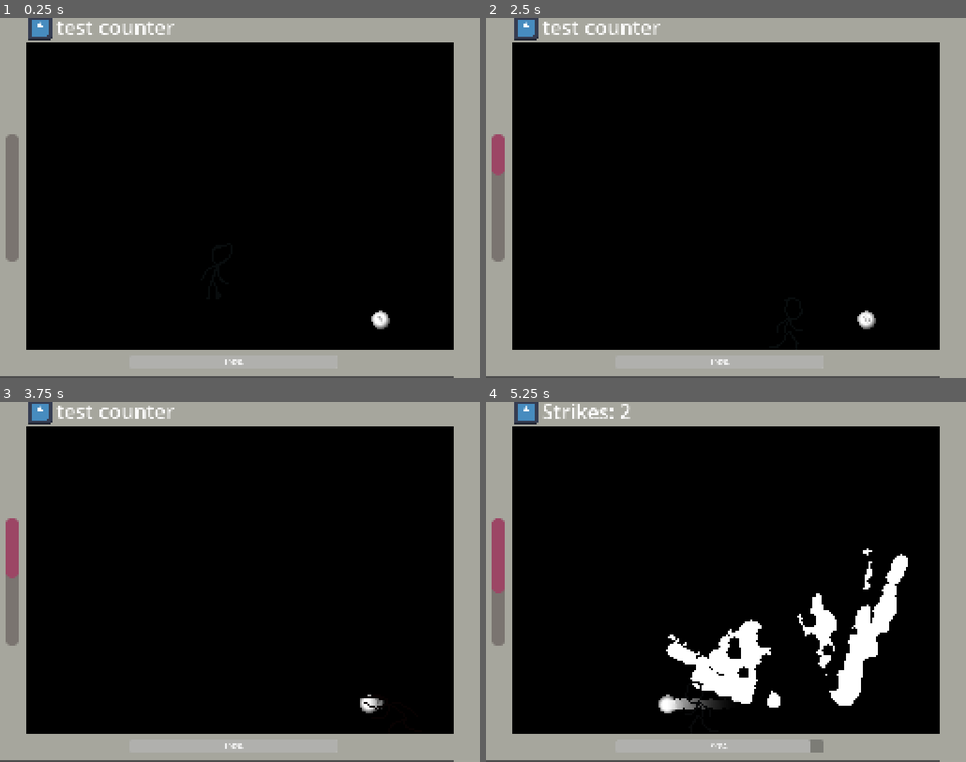
Above: before the commit, frames 1-4 (two rows, left to right).
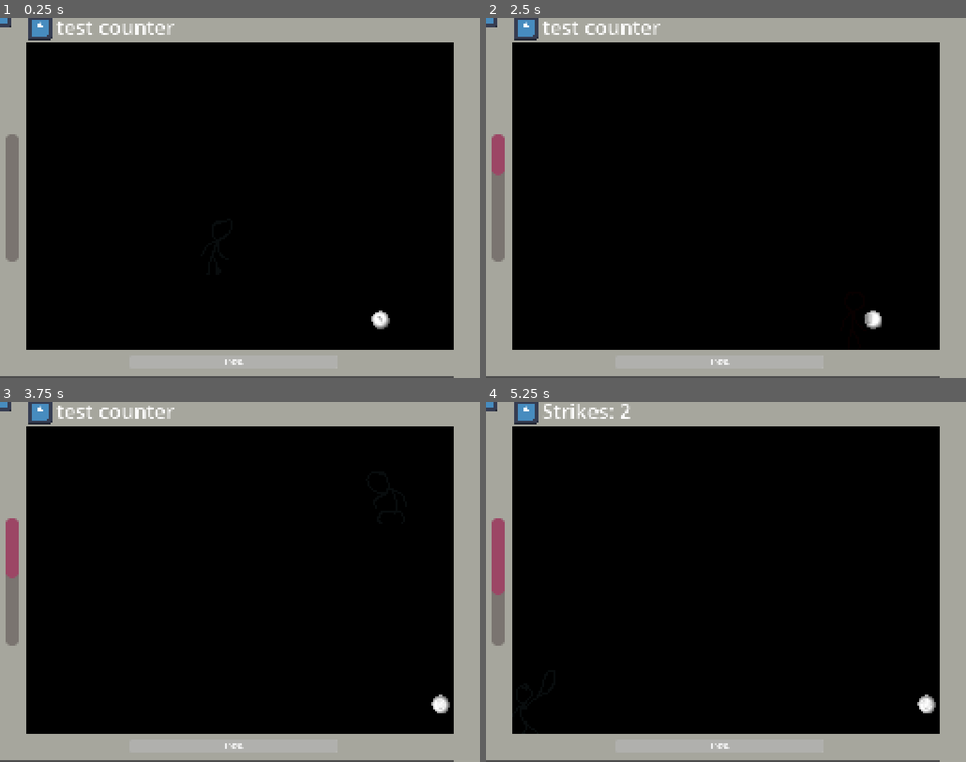
Above: after the commit, the same moments.

Repository: furiousknight25/Counter-Effects
Game: Godot game, scene res://Managers/game_state_manager.tscn
The game is run twice, just before and just after one commit, with the same random seed, the same clock (stepped at 60 frames per second) and the same inputs. The engine's default icon, where the game draws it, is replaced by a stand-in: a white triangle on a blue panel in a dark square. Sound files missing from this copy of the repository are replaced by a short silence.
Inputs (mouse positions are in pixels of both pictures, inside the frame that each line leads up to):
- Up to frame 1 (0.25 s): no input
- Up to frame 2 (2.5 s): tap Enter at 0.5 s; move the mouse to (831, 180) at 0.52 s; hold D (right) 0.53-1.28 s; tap 1 (1) at 0.6 s; tap 2 (2) at 0.8, 1.35 s; move the mouse to (630, 216) at 1.27 s; hold A (left) 1.28-2.03 s; tap 3 (3) at 1.55, 2.1 s; tap R (restart) at 2 s; move the mouse to (774, 118) at 2.02 s; hold D (right) from 2.03 s (still down); tap 4 (4) at 2.3 s
- Up to frame 3 (3.75 s): move the mouse to (216, 654) at 2.77 s; release D (right) at 2.78 s; hold W (up) 2.78-3.53 s; tap 4 (4) at 2.85 s; tap 5 (5) at 3.05, 3.6 s; move the mouse to (384, 636) at 3.52 s; hold A (left) from 3.53 s (still down)
- Up to frame 4 (5.25 s): keep holding A (left); click (870, 636) at 3.8 s; move the mouse to (582, 528) at 4.27 s; click (582, 528) at 4.35 s; tap 1 (1) at 4.55, 5.1 s; move the mouse to (750, 582) at 5.02 s

The runs differ from the first frame. In frame 1, less than 0.1% of the frame differs, in the area x 0-3%, y 0-3%; in frame 2, 0.3%; in frame 3, 0.4%; in frame 4, 5.8%, in the area x 0-94%, y 0-98%.

Commit message:
Linear ball speed, gravity, and airspeed upgrades done

Diff:
--- a/new-game-project/Levels/Door/door.gd
+++ b/new-game-project/Levels/Door/door.gd
@@ -14,7 +14,5 @@
 
 func _on_area_2d_body_entered(body: Node2D) -> void:
 	if body is Player:
-		print(body.position)
-		print("gateway to my ass")
 		collision_shape_2d.set_deferred("disabled", true)
 		(get_parent().get_parent() as GameStateManager).call_switch_scene("Level_1")
--- a/new-game-project/Managers/game_state_manager.tscn
+++ b/new-game-project/Managers/game_state_manager.tscn
@@ -8,6 +8,9 @@
 [ext_resource type="PackedScene" uid="uid://becufmw83qp8r" path="res://MoneyComponent/MoneyComponent.tscn" id="5_uutof"]
 [ext_resource type="PackedScene" uid="uid://b6hvicojge7i8" path="res://Inking/Inking.tscn" id="6_rupjc"]
 [ext_resource type="Script" uid="uid://8vop7w1dd83g" path="res://TillEndGameTimer/end_game_timer.gd" id="7_utl7c"]
+[ext_resource type="PackedScene" uid="uid://dbxdqkjweu23s" path="res://Upgrades/Scenes/UpgradeItem.tscn" id="9_uutof"]
+[ext_resource type="Resource" uid="uid://dvtjceoivin62" path="res://Upgrades/Resources/IncreaseGravity.tres" id="10_rupjc"]
+[ext_resource type="Resource" uid="uid://di5tm50ea2psa" path="res://Upgrades/Resources/MoonBoots.tres" id="11_utl7c"]
 
 [node name="GameStateManager" type="Node"]
 script = ExtResource("1_pcxke")
@@ -49,7 +52,6 @@
 [node name="EndGameTimer" type="Timer" parent="UI"]
 wait_time = 20.0
 one_shot = true
-autostart = true
 script = ExtResource("7_utl7c")
 
 [node name="ProgressBar" type="ProgressBar" parent="UI/EndGameTimer"]
@@ -61,6 +63,10 @@
 scale = Vector2(0.2607517, 0.2607517)
 value = 100.0
 
+[node name="UpgradeItem" parent="." instance=ExtResource("9_uutof")]
+upgrade_resource_1 = ExtResource("10_rupjc")
+upgrade_resource_2 = ExtResource("11_utl7c")
+
 [connection signal="game_end" from="UI/EndGameTimer" to="UI/Inking" method="_on_end_game_timer_game_end"]
 [connection signal="timeout" from="UI/EndGameTimer" to="Ball" method="_on_end_game_timer_timeout"]
 [connection signal="timeout" from="UI/EndGameTimer" to="UI/EndGameTimer" method="_on_timeout"]
--- a/new-game-project/SignalBus/SignalBus.gd
+++ b/new-game-project/SignalBus/SignalBus.gd
@@ -15,10 +15,8 @@
 signal upgrade_player(upgrade : PlayerUpgrade)
 
 @warning_ignore("unused_signal")
-signal upgrade_ball(ball : Ball)
+signal upgrade_ball(upgrade : BallUpgrade)
 
-@warning_ignore("unused_signal")
-signal upgrade_target(target : Target)
 #endregion
 
 
--- a/new-game-project/Upgrades/Resources/DecreasePlayerHealth.tres
+++ /dev/null
@@ -1,8 +0,0 @@
-[gd_resource type="Resource" script_class="PlayerHealthUpgrade" load_steps=2 format=3 uid="uid://438ogms0gf5a"]
-
-[ext_resource type="Script" uid="uid://bhnswgng8jlke" path="res://Upgrades/Scripts/PlayerHealthUpgrade.gd" id="1_mn00f"]
-
-[resource]
-script = ExtResource("1_mn00f")
-health_modifier = -2
-metadata/_custom_type_script = "uid://bhnswgng8jlke"
--- /dev/null
+++ b/new-game-project/Upgrades/Resources/IncreaseGravity.tres
@@ -0,0 +1,8 @@
+[gd_resource type="Resource" script_class="GravityMultiplier" load_steps=2 format=3 uid="uid://dvtjceoivin62"]
+
+[ext_resource type="Script" uid="uid://c8kp2wlbmuh6k" path="res://Upgrades/Scripts/GravityMultiplierUpgrade.gd" id="1_sdgeu"]
+
+[resource]
+script = ExtResource("1_sdgeu")
+gravity_multiplier = 0.6
+metadata/_custom_type_script = "uid://c8kp2wlbmuh6k"
--- /dev/null
+++ b/new-game-project/Upgrades/Resources/MoonBoots.tres
@@ -0,0 +1,8 @@
+[gd_resource type="Resource" script_class="AirSpeedMultiplier" load_steps=2 format=3 uid="uid://di5tm50ea2psa"]
+
+[ext_resource type="Script" uid="uid://d3rgqlhocrkc7" path="res://Upgrades/Scripts/AirSpeedMulitplierUpgrade.gd" id="1_y6lly"]
+
+[resource]
+script = ExtResource("1_y6lly")
+airspeed_mult = 1.5
+metadata/_custom_type_script = "uid://d3rgqlhocrkc7"
--- /dev/null
+++ b/new-game-project/Upgrades/Resources/SpeedOverTime.tres
@@ -0,0 +1,7 @@
+[gd_resource type="Resource" script_class="LinearSpeedBallUpgrade" load_steps=2 format=3 uid="uid://ds2caidx1klrx"]
+
+[ext_resource type="Script" uid="uid://comm2c31ece5n" path="res://Upgrades/Scripts/LinearSpeedBallUpgrade.gd" id="1_tw1n6"]
+
+[resource]
+script = ExtResource("1_tw1n6")
+metadata/_custom_type_script = "uid://comm2c31ece5n"
--- /dev/null
+++ b/new-game-project/Upgrades/Resources/StrongerBall.tres
@@ -0,0 +1,8 @@
+[gd_resource type="Resource" script_class="StrengthBallUpgrade" load_steps=2 format=3 uid="uid://dnfanyy3kd43i"]
+
+[ext_resource type="Script" uid="uid://ckhu6x274nql8" path="res://Upgrades/Scripts/StrengthBallUpgrade.gd" id="1_6hrtl"]
+
+[resource]
+script = ExtResource("1_6hrtl")
+strength = 25.0
+metadata/_custom_type_script = "uid://ckhu6x274nql8"
--- /dev/null
+++ b/new-game-project/Upgrades/Scripts/AirSpeedMulitplierUpgrade.gd
@@ -0,0 +1,10 @@
+class_name AirSpeedMultiplier extends PlayerUpgrade
+
+@export var airspeed_mult : float = 1.0
+
+func do_upgrade():
+	SignalBus.emit_signal("upgrade_player", self)
+
+
+func upgrade_player(player : Player) -> void:
+	player.airspeed_multiplier = airspeed_mult
--- /dev/null
+++ b/new-game-project/Upgrades/Scripts/BallUpgrade.gd
@@ -0,0 +1,3 @@
+@abstract class_name BallUpgrade extends Upgrade
+
+@abstract func upgrade_ball(ball : Ball) -> void
--- /dev/null
+++ b/new-game-project/Upgrades/Scripts/GravityMultiplierUpgrade.gd
@@ -0,0 +1,12 @@
+class_name GravityMultiplier extends PlayerUpgrade
+
+@export var gravity_multiplier : float = 1.0
+
+
+func do_upgrade():
+	SignalBus.emit_signal("upgrade_player", self )
+
+
+func upgrade_player(player : Player) -> void:
+	player.gravity *= gravity_multiplier
+	print(player.gravity )
--- /dev/null
+++ b/new-game-project/Upgrades/Scripts/LinearSpeedBallUpgrade.gd
@@ -0,0 +1,7 @@
+class_name LinearSpeedBallUpgrade extends BallUpgrade
+
+func do_upgrade():
+	SignalBus.emit_signal("upgrade_ball", self)
+
+func upgrade_ball(ball : Ball) -> void:
+	ball.linear_speed_increase = true
--- a/new-game-project/Upgrades/Scripts/PlayerHealthUpgrade.gd
+++ /dev/null
@@ -1,10 +0,0 @@
-class_name PlayerHealthUpgrade extends PlayerUpgrade
-
-@export var health_modifier : int = 0
-
-func do_upgrade():
-	SignalBus.emit_signal("upgrade_player", self)
-
-func upgrade_player(player : Player) -> void:
-	print("change player health by" + str(health_modifier))
-	player.set_health(player.get_health() + health_modifier)
--- /dev/null
+++ b/new-game-project/Upgrades/Scripts/StrengthBallUpgrade.gd
@@ -0,0 +1,10 @@
+class_name StrengthBallUpgrade extends BallUpgrade
+
+@export var strength : float = 50.0
+
+func do_upgrade() -> void:
+	SignalBus.emit_signal("upgrade_ball", self)
+
+
+func upgrade_ball(ball : Ball) -> void:
+	ball.strength += strength
--- a/new-game-project/Upgrades/Scripts/upgrade_item.gd
+++ b/new-game-project/Upgrades/Scripts/upgrade_item.gd
@@ -16,6 +16,10 @@
 func setup():
 	sprite_2d.texture = texture
 	label.text = str(cost)
+	if upgrade_resource_1:
+		upgrade_resource_1.do_upgrade()
+	if upgrade_resource_2:
+		upgrade_resource_2.do_upgrade()
 
 
 #func _process(_delta: float) -> void:
--- a/new-game-project/scripts/ball.gd
+++ b/new-game-project/scripts/ball.gd
@@ -10,15 +10,24 @@
 @export var spring_enabled = false
 var base_speed : float = 1.0
 var speed : float = 1.0
+var strength : float = 50.0
 
 enum STATES {FREEZE, MOVING}
 var cur_state = STATES.MOVING
+
+enum InkPattern {DEFAULT, LINE, CIRCLE}
+var ink_pattern = InkPattern.DEFAULT
+
+var linear_speed_increase : bool = false
+var round_has_started : bool = false
 
 func _ready() -> void:
 	spring_x.goal = global_position.x
 	spring_y.goal = global_position.y
 
 	SignalBus.connect("resetInking", reset)
+	SignalBus.connect("upgrade_ball", upgrade_ball)
+
 
 func _process(delta: float) -> void:
 	match cur_state:
@@ -26,6 +35,9 @@
 			freeze_process(delta)
 		STATES.MOVING:
 			moving_process(delta)
+
+	if linear_speed_increase == true and round_has_started == true:
+		increase_speed_over_time(delta)
 
 func set_state_freezing(freeze_time: float = 0) -> void:
 	cur_state = STATES.FREEZE
@@ -63,18 +75,23 @@
 	if collision != null:
 		hit_object(collision.get_collider())
 
-func hit_ball(direction : Vector2, strength : float, freeze_length : float = 0): #direction is your target position, it WILL be normalized and you get a lashing if you dont like it
+func hit_ball(direction : Vector2, freeze_length : float = 0): #direction is your target position, it WILL be normalized and you get a lashing if you dont like it
 	if freeze_length > 0.0:
 		set_state_freezing(freeze_length)
 	inking.splat_ball(global_position, direction.normalized())
 
 	direction = direction.normalized()
 	Camera.add_trauma(strength * .0001, direction)
-	speed += strength
+	if linear_speed_increase == false:
+		speed += strength
 	velocity = direction * speed
+
 	$Sounds/Ink1.play()
 	$Sounds/BallHit.play()
 	SignalBus.emit_signal("ball_hit")
+
+	if round_has_started == false:
+		round_has_started = true
 
 func hit_object(object):
 	if object.is_in_group("Hitable"):
@@ -87,3 +104,12 @@
 
 func reset() -> void:
 	speed = base_speed
+
+
+func upgrade_ball(upgrade : BallUpgrade):
+	upgrade.upgrade_ball(self)
+
+
+func increase_speed_over_time(delta : float):
+	speed = speed + (delta * 48)
+	velocity = velocity.normalized() * speed
--- a/new-game-project/scripts/player.gd
+++ b/new-game-project/scripts/player.gd
@@ -27,8 +27,7 @@
 var squishable = false
 const BASESCALE = 1.00
 
-var health : int = 500
-
+var airspeed_multiplier : float = 1.0
 
 func _ready() -> void:
 	SignalBus.connect("upgrade_player", upgrade_player)
@@ -49,7 +48,7 @@
 	for i in bodies:
 		if i is Ball and can_hit:
 			can_hit = false
-			i.hit_ball(get_global_mouse_position() - global_position, 50, .1)
+			i.hit_ball(get_global_mouse_position() - global_position, .1)
 
 	if can_hit: weapon.modulate = Color.GRAY
 	else: weapon.modulate = Color.WHITE
@@ -67,7 +66,9 @@
 func movement(delta):
 	var direction = Input.get_axis('left', "right")
 
-	if direction:
+	if direction and !is_on_floor():
+		velocity.x = lerp(velocity.x, speed * direction * airspeed_multiplier, 12 * delta)
+	elif direction:
 		velocity.x = lerp(velocity.x, speed * direction, 12 * delta) #add jump buffer later
 		#dash function
 	dash_timer -= delta
@@ -92,7 +93,7 @@
 		velocity.y -= 1400 * delta
 		jump_length -= delta
 
-	velocity.y += 980 * delta
+	velocity.y += gravity * delta
 	move_and_slide()
 func visuals(delta):
 
Not shown: 1 places in new-game-project/Managers/game_state_manager.tscn that only renumber resources
Not shown, added: new-game-project/Upgrades/Scripts/AirSpeedMulitplierUpgrade.gd.uid
Not shown, added: new-game-project/Upgrades/Scripts/BallUpgrade.gd.uid
Not shown, added: new-game-project/Upgrades/Scripts/GravityMultiplierUpgrade.gd.uid
Not shown, added: new-game-project/Upgrades/Scripts/LinearSpeedBallUpgrade.gd.uid
Not shown, removed: new-game-project/Upgrades/Scripts/PlayerHealthUpgrade.gd.uid
Not shown, added: new-game-project/Upgrades/Scripts/StrengthBallUpgrade.gd.uid
